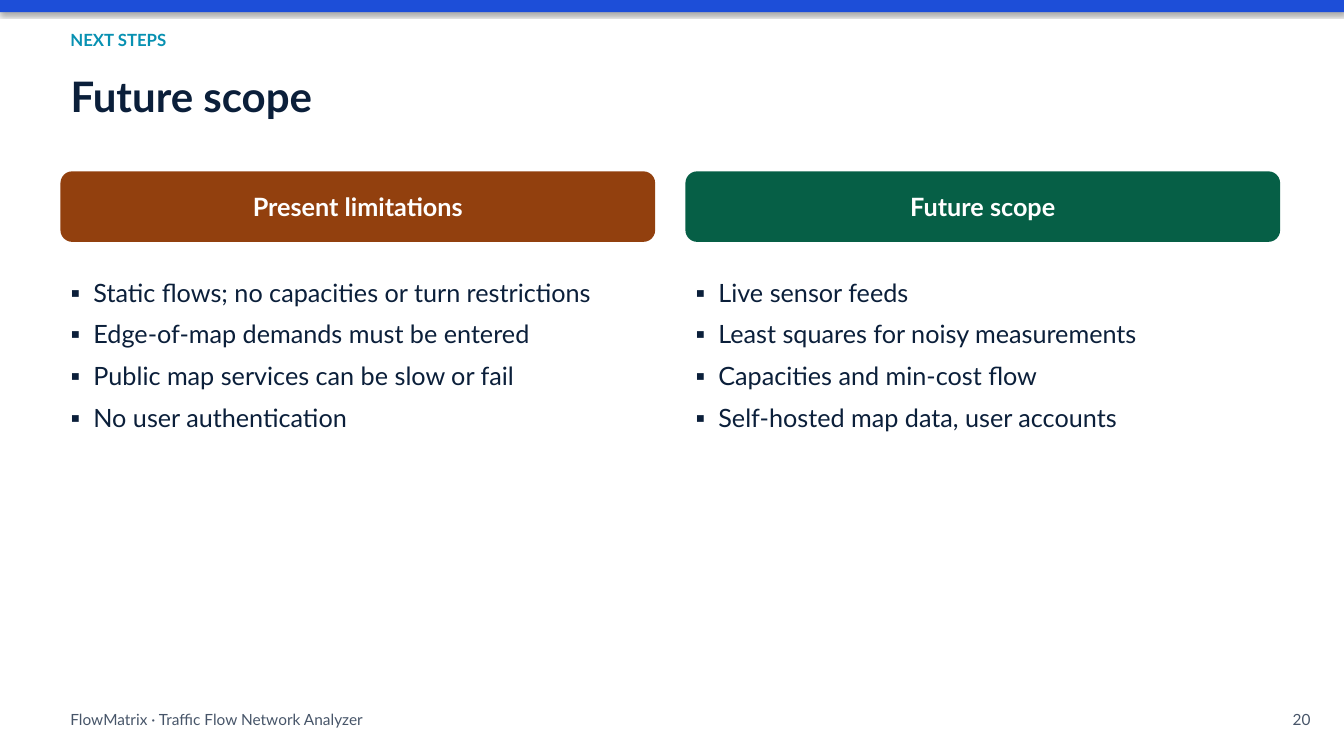
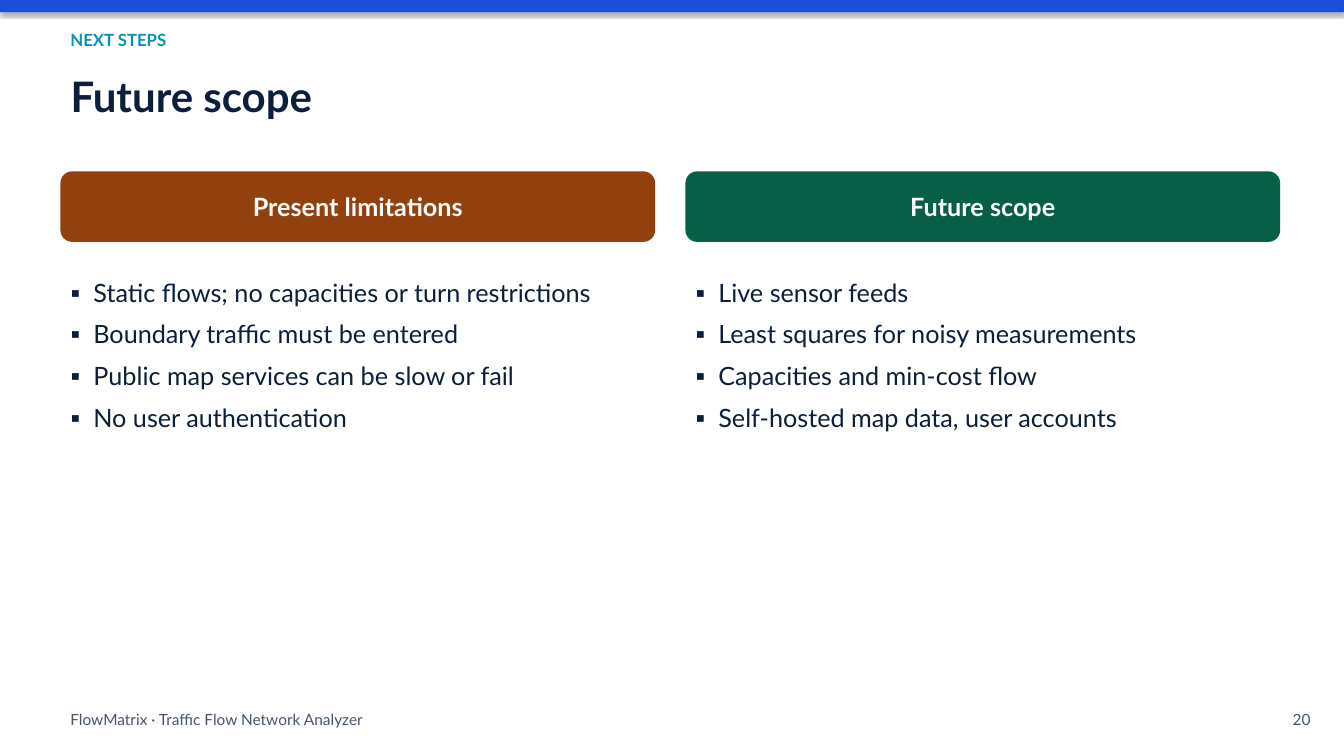
Before and after one commit to YashviShah514/traffic-flow-network-analyzer, a slide deck: slide 20 of presentation/FlowMatrix.pptx. Drawn at 1344x756 pixels with LibreOffice and Linux fonts; fonts in the diff are those of the drawing. Boxes give left, top, right and bottom in pixels: in the first picture for what was removed or moved away, otherwise in the second. Text is boxed around its words. In the diff, an @@ line names an element or a change of style, - is before the commit and + after.

```diff
--- a/presentation/FlowMatrix.pptx
+++ b/presentation/FlowMatrix.pptx
@@ text at bbox=[93, 324, 459, 348]: text changed @@
-▪ Edge-of-map demands must be entered
+▪ Boundary traffic must be entered
```
Also in this commit, not shown: 4 other slides changed, 44 other files.
